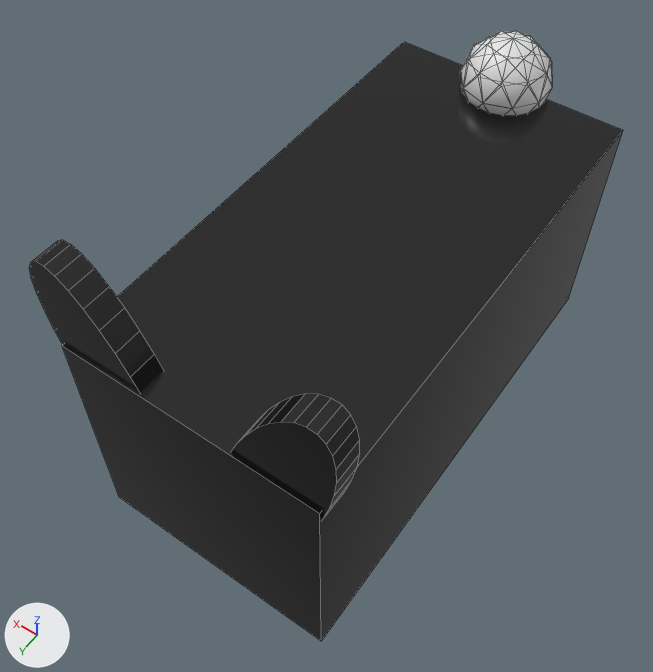
A saved change to the FBX model Content/Blender/kit.fbx.
Both versions are drawn from a camera (50 mm lens) standing at (-0.0137, 0.0222, 0.0319) and looking at (0.0005, 0.0024, 0.0007). Every picture has the same lights, and +X, +Y and +Z are marked at lower left. Mesh edges are drawn as thin lines. Where no turn or scale is listed for an object, it has been applied to the vertices. Vertices at the same position are counted once.

The scene before the commit, as lines of its bpy script (objects in view):
```python
me_circle_001 = bpy.data.meshes.new('Circle.001')
me_circle_001.from_pydata(...)  # 160 vertices, 206 faces; spans x -0.0063..0.0063, y -0.0133..0.0115, z -0.0058..0.0103
# faces by material slot: [46, 160]
me_circle_001.materials.append(mat_material_001)  # dark grey #484848
me_circle_001.materials.append(mat_material_002)  # white #e7e7e7
ob_circle = bpy.data.objects.new('Circle', me_circle_001)
ob_circle.location = (0.0, 0.0, 0.0)
```
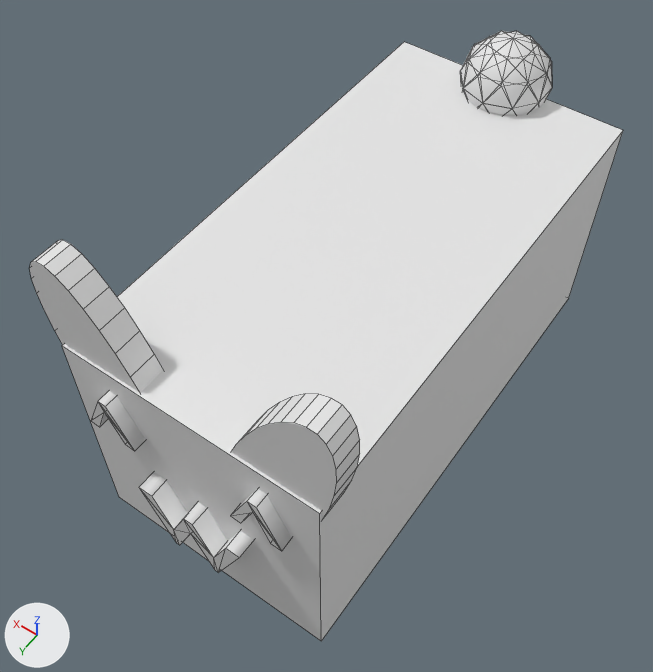
The change, as a list of edits to the scene's bpy script:
```text
Change me_circle_001:
    where me_circle_001.from_pydata(...)  # 160 vertices, 206 faces; spans x -0.0063..0.0063, y -0.0133..0.0115, z -0.0058..0.0103
    used by ob_circle; location = (0.0, 0.0, 0.0)
    remove me_circle_001.materials.append(mat_material_002)  # white #e7e7e7
    me_circle_001 part 1: all 46 faces that had it switch from mat_material_001 (dark grey #484848) to no material
Add me_text:
    me_text.from_pydata(...)  # 26 vertices, 35 faces; spans x 0.0..0.00509, y -0.00071..0.00071, z -0.00006..0.00318
    me_text.materials.append(mat_material_002)  # white #e7e7e7
Add me_text_002:
    me_text_002.from_pydata(...)  # 14 vertices, 17 faces; spans x 0.00014..0.00244, y -0.00055..0.00055, z 0.00161..0.00376
    me_text_002.materials.append(mat_material_002)  # white #e7e7e7
Add ob_w:
    ob_w = bpy.data.objects.new('w', me_text)
    ob_w.location = (-0.00266, 0.0117, -0.00315)
Add ob_text_001:
    ob_text_001 = bpy.data.objects.new('Text.001', me_text_002)
    ob_text_001.location = (-0.00468, 0.01157, 0.00088)
Add ob_text:
    ob_text = bpy.data.objects.new('Text', me_text_002.copy())
    ob_text.location = (0.00222, 0.01157, 0.00088)
```

Where the change shows, as pixel boxes [x1, y1, x2, y2] in the pictures (653 x 672 px):
'w', added: after [139, 472, 254, 573]
'Text.001', added: after [231, 489, 292, 551]
'Text', added: after [91, 391, 145, 451]
part 1 of me_circle_001, recoloured (black to white): [29, 42, 623, 641] in both
